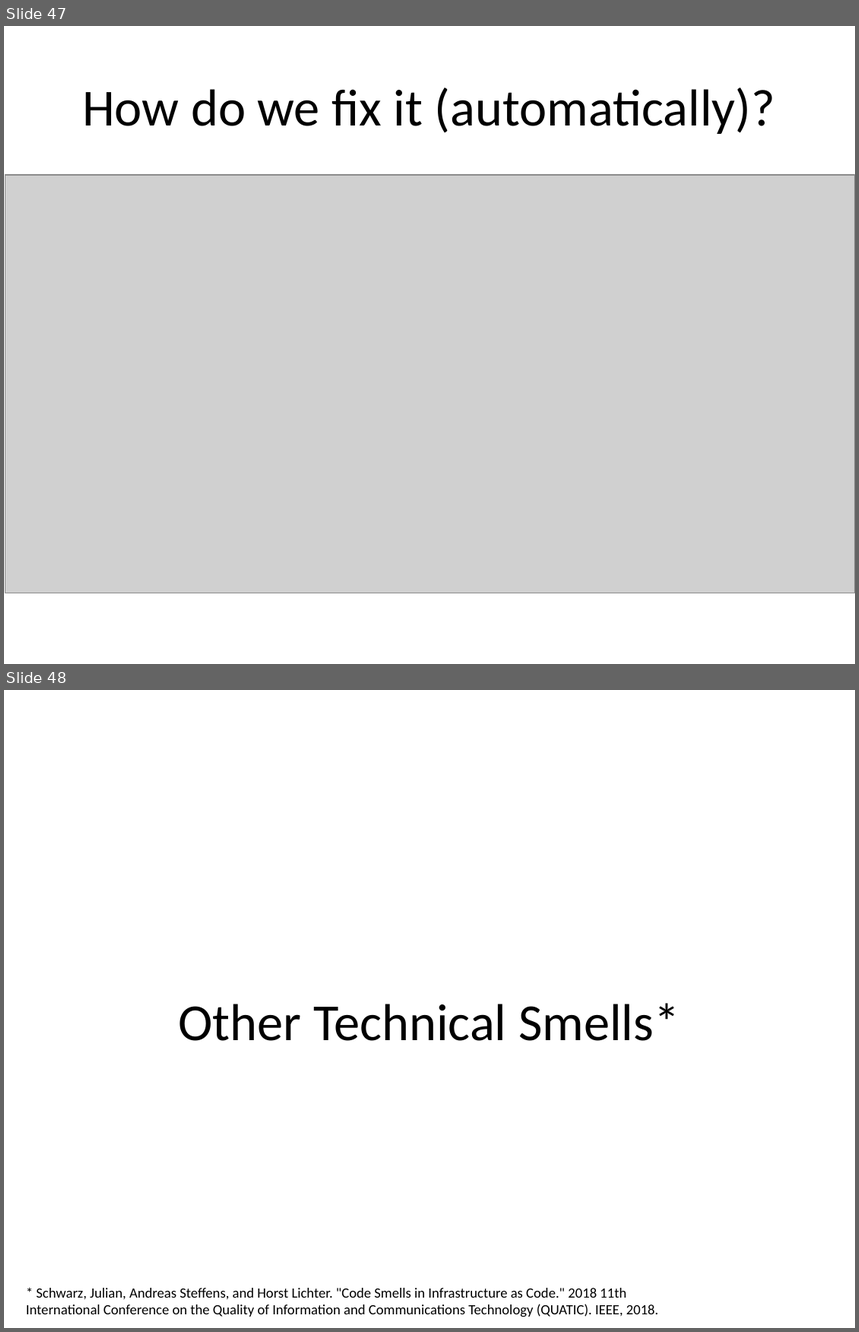
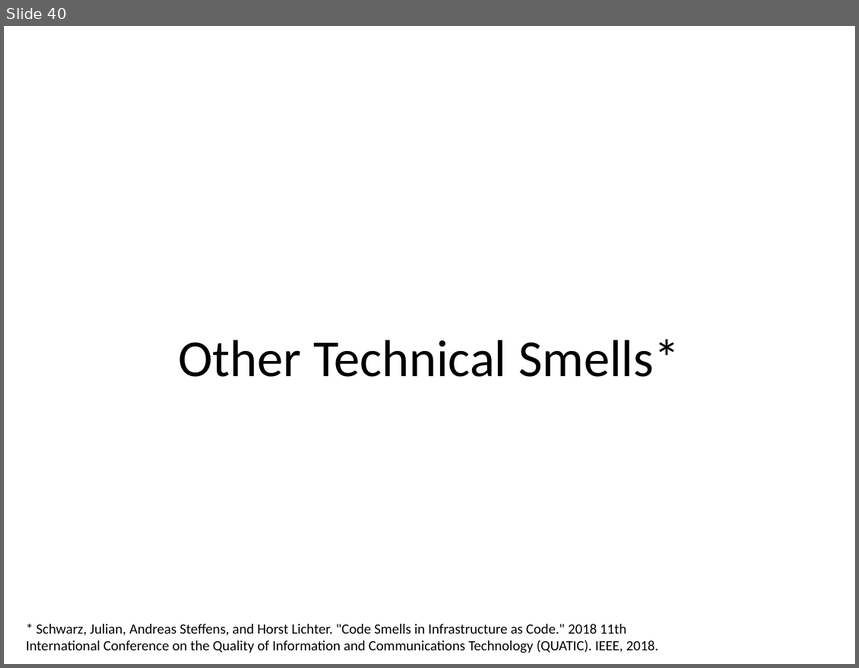
Before and after one commit to SannioEvolution/Material, a slide deck: 18 - Major Causes of Maintenance Problems- Infrastructure code smells.pptx. Shown one above the other, each under a label of ours: slides 47 and 48 before the commit, slide 40 after it. The pictures are 859x1332 and 859x668 pixels, drawn with LibreOffice and Linux fonts; fonts in the diff are those of the drawing; grey boxes stand for pictures. Boxes give left, top, right and bottom in pixels: in the first picture for what was removed or moved away, otherwise in the second. Text is boxed around its words. In the diff, an @@ line names an element or a change of style, - is before the commit and + after.

```diff
--- a/18 - Major Causes of Maintenance Problems- Infrastructure code smells.pptx
+++ b/18 - Major Causes of Maintenance Problems- Infrastructure code smells.pptx
@@ slide 47 removed at bbox=[4, 26, 855, 664], background #FFFFFF @@
@@ title removed at bbox=[82, 88, 776, 134] @@
-How do we fix it (automatically)?
@@ picture removed at bbox=[6, 175, 855, 594] @@
@@ what was slide 48 is now slide 40 @@
```
Also in this commit, not shown: 3 slides changed, 1 slide added.
